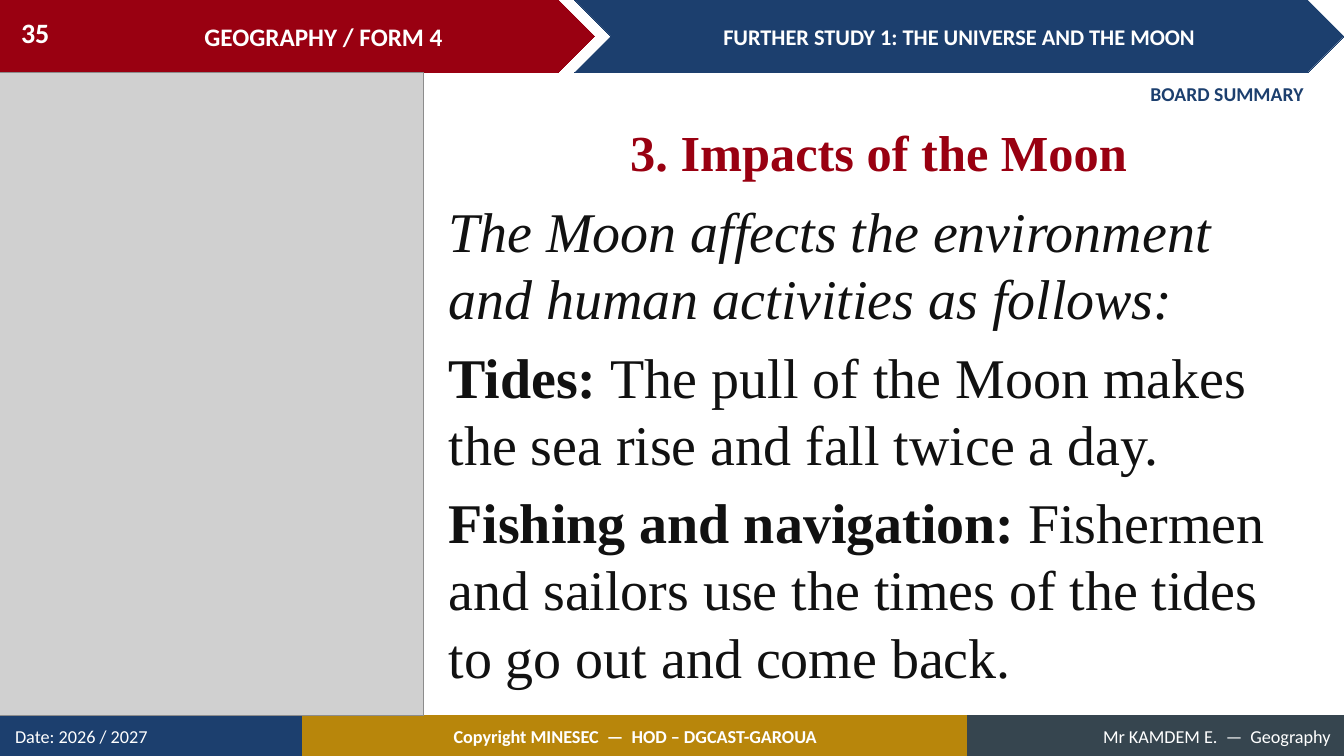
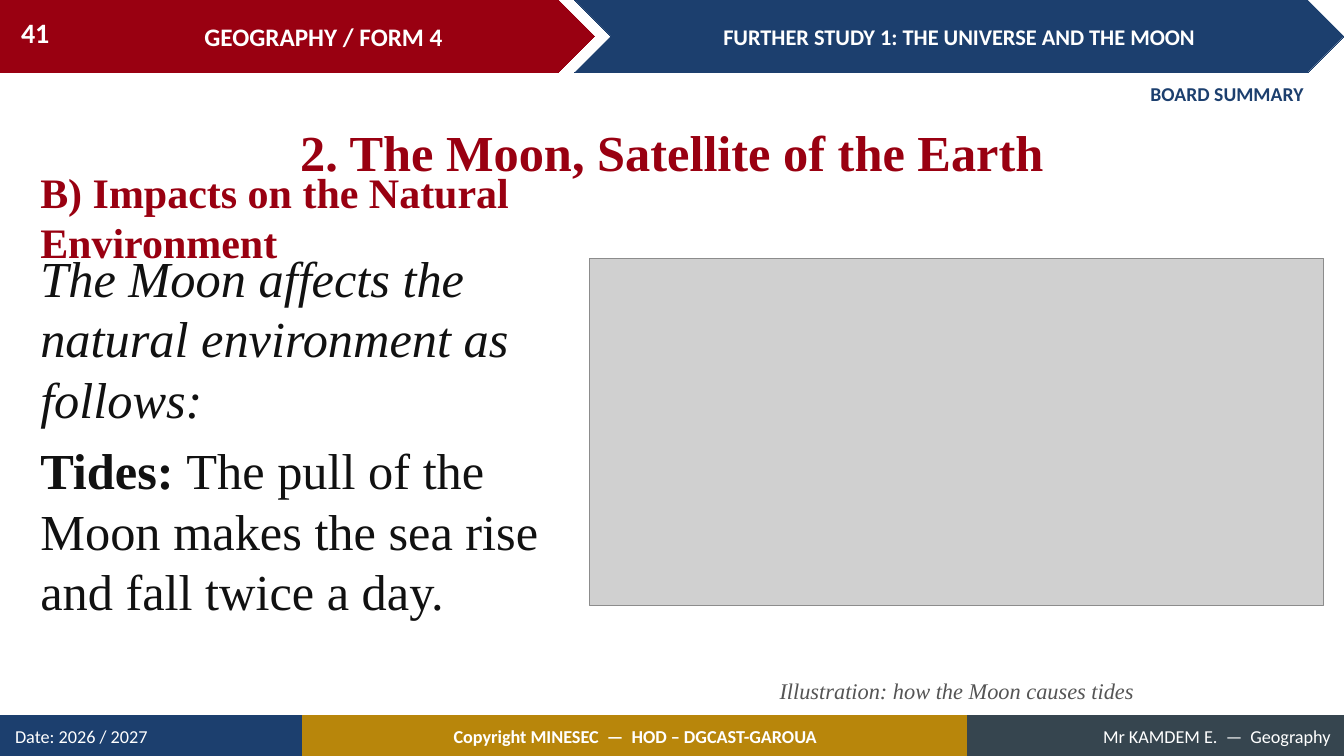
Before and after one commit to Berthautk/linea-github, a slide deck: slide 41 of lecons/F3/02_FORM4_FURTHER_STUDY1_Universe_and_Moon.pptx (slide 35 before the commit). Drawn at 1344x756 pixels with LibreOffice and Linux fonts; fonts in the diff are those of the drawing; grey boxes stand for pictures. Boxes give left, top, right and bottom in pixels: in the first picture for what was removed or moved away, otherwise in the second. Text is boxed around its words. In the diff, an @@ line names an element or a change of style, - is before the commit and + after.

```diff
--- a/lecons/F3/02_FORM4_FURTHER_STUDY1_Universe_and_Moon.pptx
+++ b/lecons/F3/02_FORM4_FURTHER_STUDY1_Universe_and_Moon.pptx
@@ page number at (21,24,49,43): text changed @@
-35
+41
@@ picture removed at (0,73,423,716) @@
@@ text added at (300,135,1043,181), 36 pt, text #990011, bold @@
+2. The Moon, Satellite of the Earth
@@ text at (40,179,509,266): text changed; size 36 to 30 pt @@
-3. Impacts of the Moon
+B) Impacts on the Natural Environment
@@ text at (40,257,509,428): text changed; size 40 to 36 pt @@
-The Moon affects the environment and human activities as follows:
+The Moon affects the natural environment as follows:
@@ text "The Moon affects the natural ...": place and size @@
-text "The Moon affects the natural ..." at (449,212,1264,688)
+text "The Moon affects the natural ..." at (40,257,538,621)
@@ picture added at (590,258,1324,606) @@
@@ text at (40,453,538,621): size 40 to 36 pt in "Tides: The pull of the Moon makes ..." @@
@@ text at (449,504,1264,688): paragraph removed @@
-Fishing and navigation: Fishermen and sailors use the times of the tides to go out and come back.
@@ text added at (780,683,1133,700), 16 pt, text #555555, italic @@
+Illustration: how the Moon causes tides
```
Also in this commit, not shown: 15 other slides changed, 10 slides added, 10 other files.
